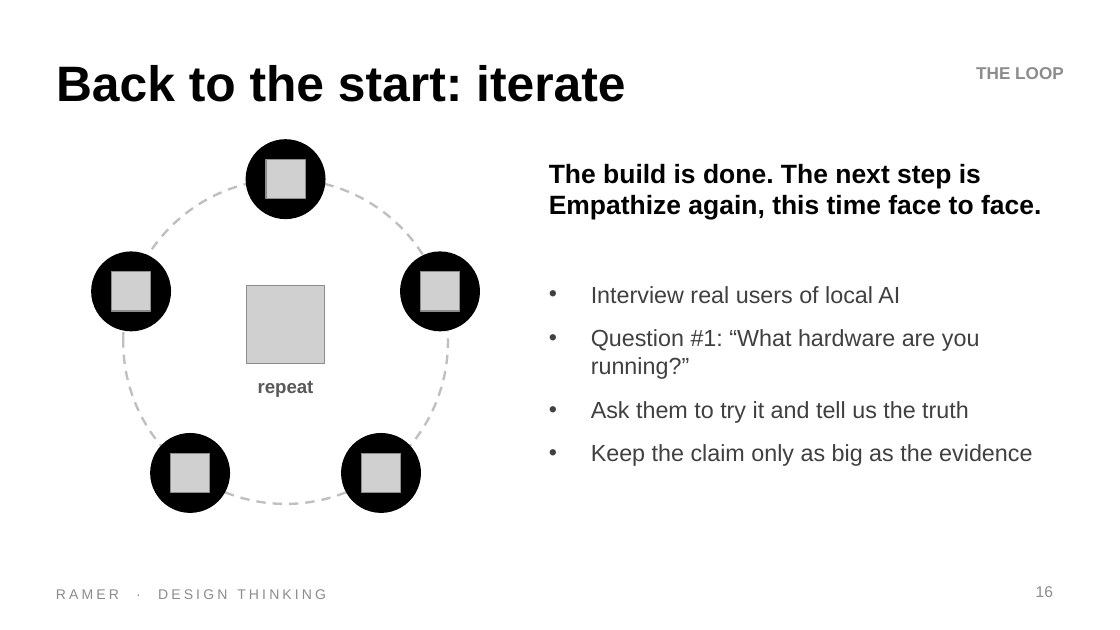
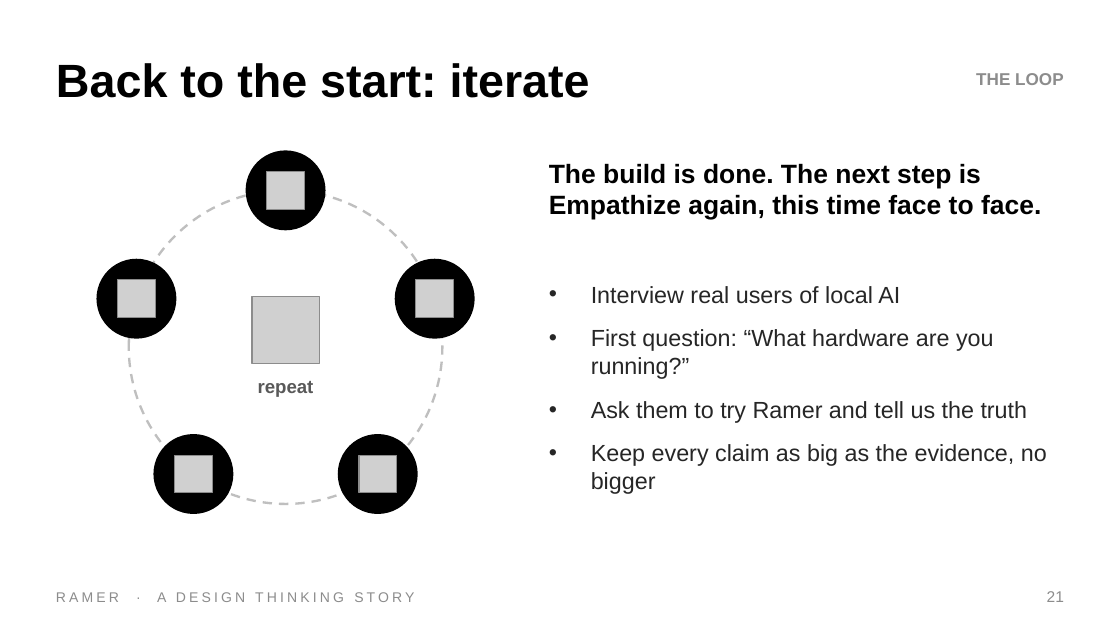
Before and after one commit to DrNeel11/tvarin, a slide deck: slide 21 of docs/Ramer_Design_Thinking.pptx (slide 16 before the commit). Drawn at 1120x630 pixels with LibreOffice and Linux fonts; fonts in the diff are those of the drawing; grey boxes stand for pictures. Boxes give left, top, right and bottom in pixels: in the first picture for what was removed or moved away, otherwise in the second. Text is boxed around its words. In the diff, an @@ line names an element or a change of style, - is before the commit and + after.

```diff
--- a/docs/Ramer_Design_Thinking.pptx
+++ b/docs/Ramer_Design_Thinking.pptx
@@ text "Back to the start: iterate" at (56, 63, 590, 98): size 32 to 30 pt @@
@@ text "THE LOOP" at (976, 73, 1064, 85): less space between paragraphs @@
@@ ellipse: place and size @@
-ellipse at (246, 140, 325, 218)
+ellipse at (246, 151, 325, 230)
@@ picture: place and size @@
-picture at (267, 160, 306, 199)
+picture at (267, 171, 305, 209)
@@ ellipse: place and size @@
-ellipse at (123, 179, 448, 504)
+ellipse at (129, 190, 442, 504)
@@ ellipse: place and size @@
-ellipse at (92, 252, 170, 330)
+ellipse at (97, 260, 176, 338)
@@ ellipse: place and size @@
-ellipse at (401, 252, 479, 330)
+ellipse at (395, 260, 474, 338)
@@ picture: place and size @@
-picture at (112, 272, 151, 311)
+picture at (118, 280, 156, 318)
@@ picture: place and size @@
-picture at (246, 286, 325, 364)
+picture at (252, 297, 319, 364)
@@ picture: place and size @@
-picture at (420, 272, 459, 311)
+picture at (416, 280, 454, 318)
@@ text at (591, 286, 900, 304): text colour #404040 to #262626 in "Interview real users of local AI" @@
@@ text at (591, 329, 1047, 494): text changed; text colour #404040 to #262626 @@
-• Question #1: “What hardware are you running?”
-• Ask them to try it and tell us the truth
-• Keep the claim only as big as the evidence
+• First question: “What hardware are you running?”
+• Ask them to try Ramer and tell us the truth
+• Keep every claim as big as the evidence, no bigger
@@ ellipse: place and size @@
-ellipse at (151, 433, 230, 512)
+ellipse at (155, 435, 233, 513)
@@ ellipse: place and size @@
-ellipse at (342, 433, 420, 512)
+ellipse at (338, 435, 417, 513)
@@ picture: place and size @@
-picture at (170, 454, 209, 493)
+picture at (175, 455, 213, 493)
@@ picture: place and size @@
-picture at (362, 454, 401, 493)
+picture at (358, 455, 396, 493)
@@ text removed at (56, 589, 326, 599) @@
-RAMER · DESIGN THINKING
@@ text added at (56, 592, 414, 602), 9 pt, text #8C8C8C @@
+RAMER · A DESIGN THINKING STORY
@@ page number removed at (1036, 586, 1053, 597) @@
-16
@@ text added at (1047, 591, 1064, 602), 10 pt, text #8C8C8C @@
+21
```
Also in this commit, not shown: 9 other slides changed, 11 slides added, 6 slides removed.
